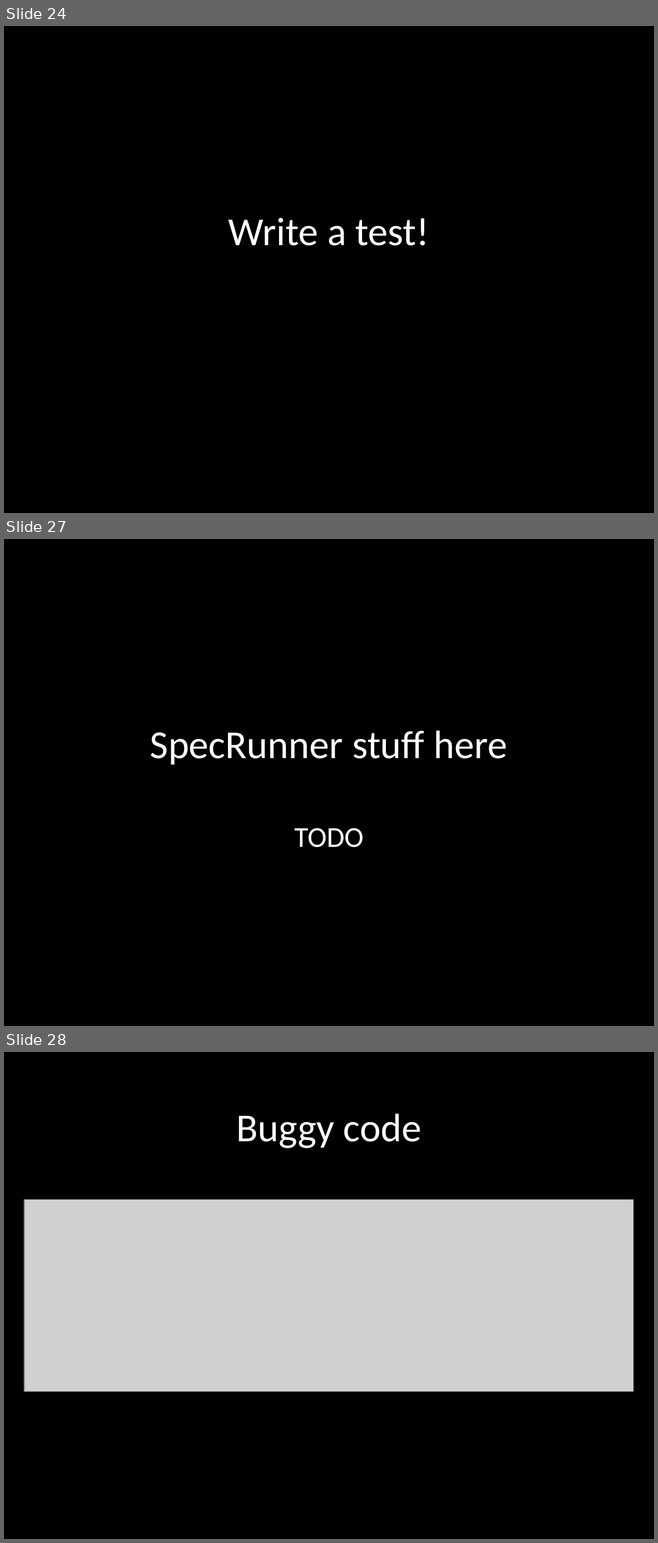
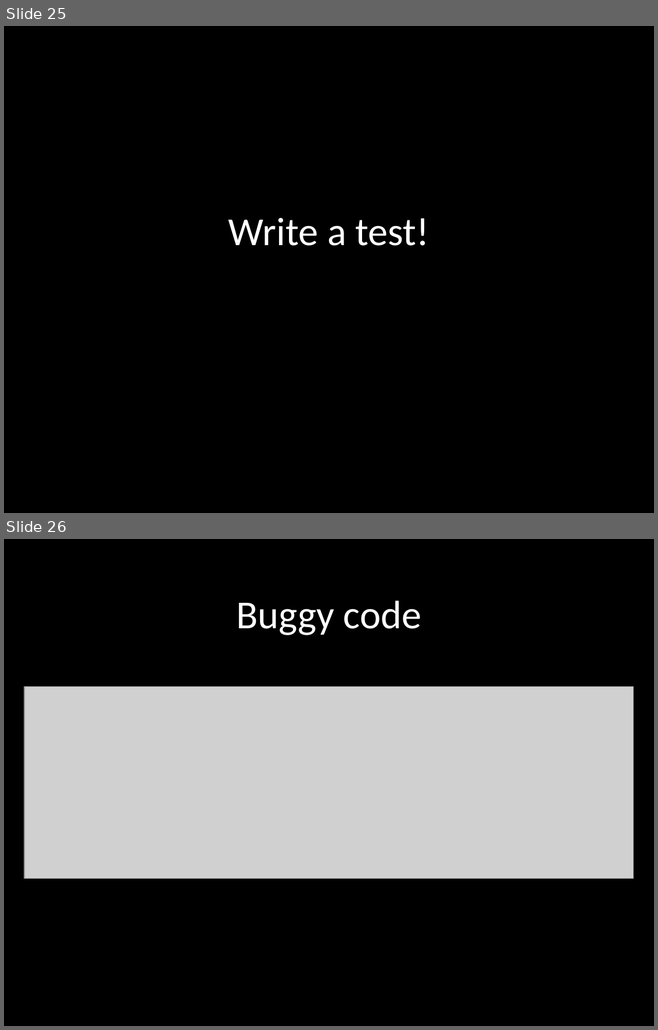
Before and after one commit to robertgreiner/presentations, a slide deck: testing-javascript/testing-javascript.pptx. Shown one above the other, each under a label of ours: slides 24, 27 and 28 before the commit, slides 25 and 26 after it; the slides between them are not shown. The pictures are 658x1543 and 658x1030 pixels, drawn with LibreOffice and Linux fonts; fonts in the diff are those of the drawing; grey boxes stand for pictures. Boxes give left, top, right and bottom in pixels: in the first picture for what was removed or moved away, otherwise in the second. Text is boxed around its words. In the diff, an @@ line names an element or a change of style, - is before the commit and + after.

```diff
--- a/testing-javascript/testing-javascript.pptx
+++ b/testing-javascript/testing-javascript.pptx
@@ slide 27 removed at <box>4,539,654,1026</box>, background #000000 @@
@@ title removed at <box>150,730,507,765</box> @@
-SpecRunner stuff here
@@ subtitle removed at <box>294,828,363,848</box> @@
-TODO
@@ what was slide 24 is now slide 25 @@
@@ what was slide 28 is now slide 26 @@
```
Also in this commit, not shown: 4 slides changed, 3 slides added, 3 other slides removed.
